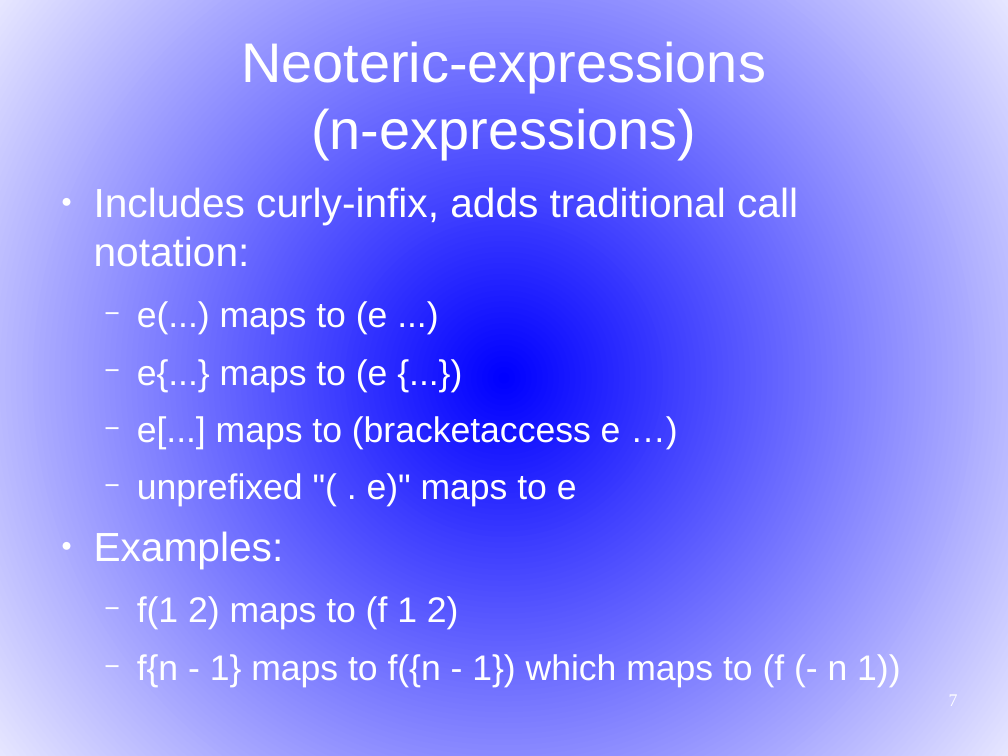
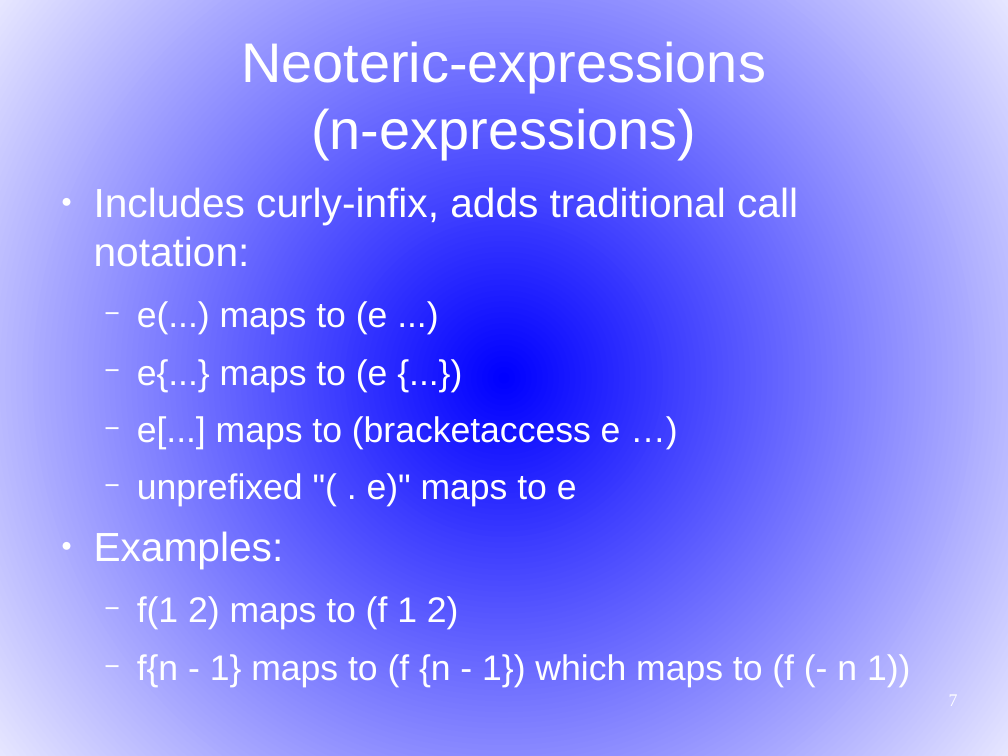
Before and after one commit to martin12333/Readable-Lisp-S-expressions, a slide deck: slide 7 of readable-s-expressions.odp. Drawn at 1008x756 pixels with LibreOffice and Linux fonts; fonts in the diff are those of the drawing. Boxes give left, top, right and bottom in pixels: in the first picture for what was removed or moved away, otherwise in the second. Text is boxed around its words. In the diff, an @@ line names an element or a change of style, - is before the commit and + after.

```diff
--- a/readable-s-expressions.odp
+++ b/readable-s-expressions.odp
@@ text at (137, 654, 910, 687): text changed @@
-  − f{n - 1} maps to f({n - 1}) which maps to (f (- n 1))
+  − f{n - 1} maps to (f {n - 1}) which maps to (f (- n 1))
```
Also in this commit, not shown: 3 other slides changed.
